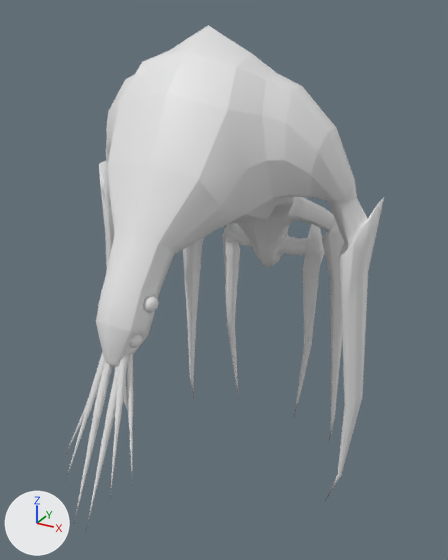
Renders of the FBX model Assets/Models/Enemies/Moth/loes.fbx from each side of a commit.
Both versions are drawn from a 50 mm camera at (0.953, -1.705, 1.662) aimed at (0.065, -0.09, 0.855). Every picture has the same lights, and +X, +Y and +Z are marked at lower left. Where no turn or scale is listed for an object, it has been applied to the vertices.
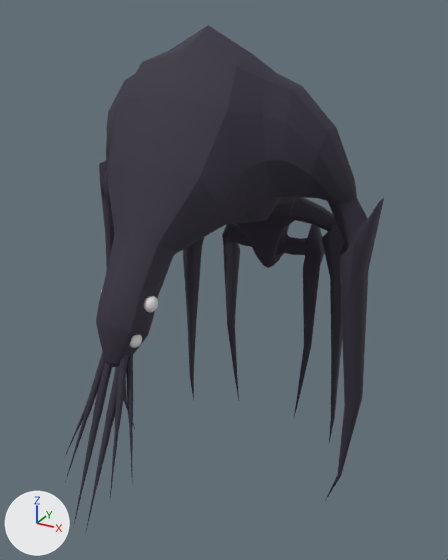
Where the change shows, as pixel boxes (x1, y1, x2, y2) in the pictures (448 x 560 px):
part 1 of me_cube_001, recoloured
    both: (64, 25, 384, 530)

What the commit changed:
Material 'moth_basic' (mat_moth_basic) is new.
Its base color is (0.0318, 0.0262, 0.0459) (dark purple #322d3c).
Its roughness is 0.8.
Material 'moth_eyes' (mat_moth_eyes) is new.
Its base color is (0.8, 0.8, 0.8) (white #e7e7e7).
Its roughness is 0.0.
me_cube_001 has 3876 vertices, 3998 faces and spans x -0.52..0.52, y -0.78..0.48, z 0.0..1.62.
me_cube_001 is used by ob_cube; location (0.0, 0.0, 0.0).
me_cube_001 part 1: 3710 of the faces centred in x -0.52..0.52, y -0.76..0.48, z 0.09..1.62 switch from no material to mat_moth_basic (dark purple #322d3c).
me_cube_001 now uses material mat_moth_eyes (white #e7e7e7).
